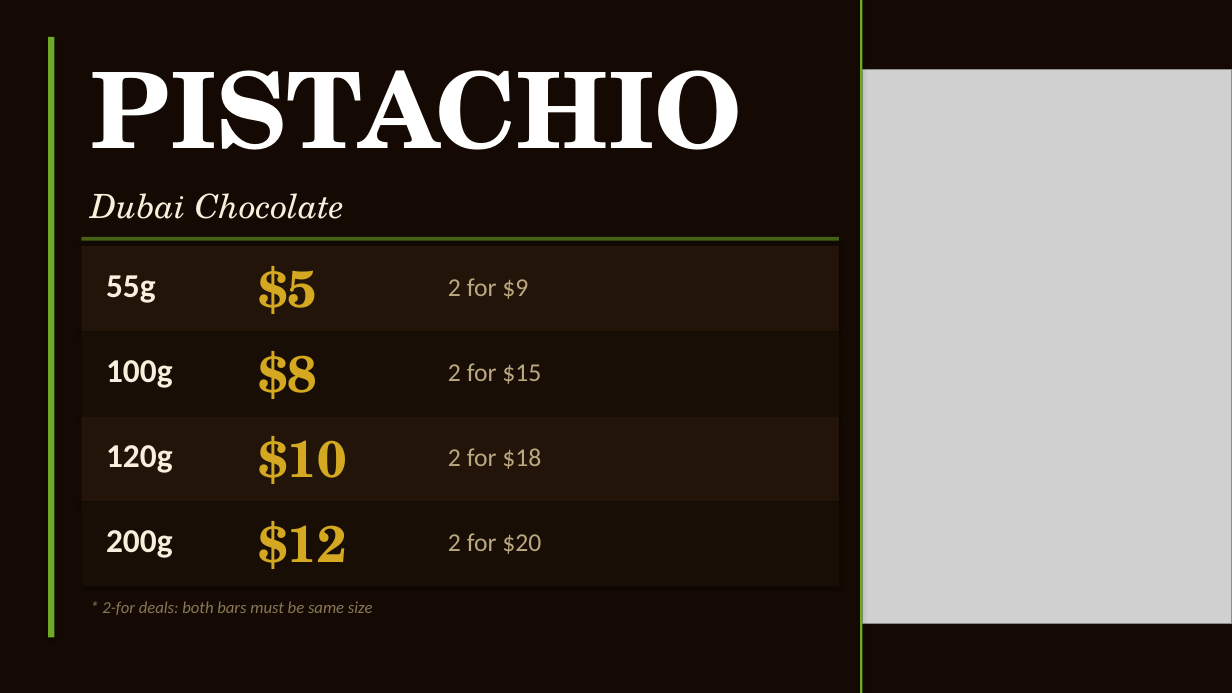
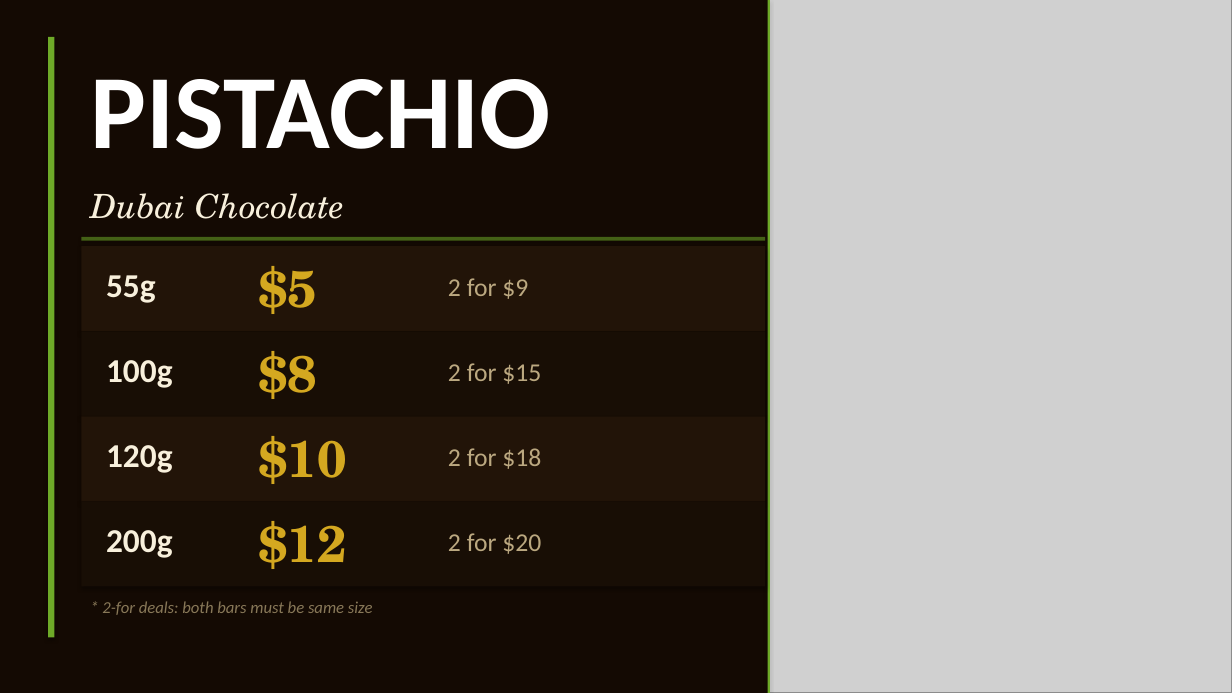
Before and after one commit to mnfadawi/hi, a slide deck: slide 2 of sahara-bites-fun-fair.pptx. Drawn at 1232x693 pixels with LibreOffice and Linux fonts; fonts in the diff are those of the drawing; grey boxes stand for pictures. Boxes give left, top, right and bottom in pixels: in the first picture for what was removed or moved away, otherwise in the second. Text is boxed around its words. In the diff, an @@ line names an element or a change of style, - is before the commit and + after.

```diff
--- a/sahara-bites-fun-fair.pptx
+++ b/sahara-bites-fun-fair.pptx
@@ rectangle: place and size @@
-rectangle at <box>860,0,863,693</box>
+rectangle at <box>768,0,771,693</box>
@@ picture: place and size @@
-picture at <box>862,69,1232,624</box>
+picture at <box>770,0,1232,693</box>
@@ text "PISTACHIO" at <box>90,79,550,149</box>: font TeX Gyre Schola to Calibri @@
@@ rectangle: place and size @@
-rectangle at <box>81,237,839,240</box>
+rectangle at <box>81,237,765,240</box>
@@ rectangle: place and size @@
-rectangle at <box>81,247,839,332</box>
+rectangle at <box>81,247,765,332</box>
@@ rectangle: place and size @@
-rectangle at <box>81,331,839,416</box>
+rectangle at <box>81,331,765,416</box>
@@ rectangle: place and size @@
-rectangle at <box>81,416,839,501</box>
+rectangle at <box>81,416,765,501</box>
@@ rectangle: place and size @@
-rectangle at <box>81,501,839,586</box>
+rectangle at <box>81,501,765,586</box>
```
